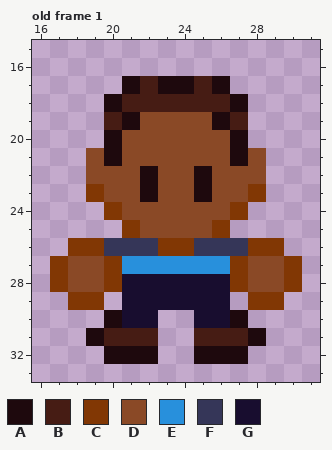
File history of a pixel-art file, Aseprite/Otton.aseprite. That is the earlier state.
48x48 pixels, 1 frame. Shown: old frame 1: x 16..31, y 15..33. The commit also changed other frames, which this record leaves out.
Visible layers, top first: "Hands", "Head", "Body".
Palette (. is transparent): A #1e090d  B #461c14  C #813704  D #8a4926  E #2890dc  F #353658  G #180d2f
Pixels before, old frame 1, first column x 17:
17 ....ABAABA....
18 ...ABBBBBBA...
19 ...BADDDDAB...
20 ...ADDDDDDA...
21 ..DADDDDDDAD..
22 ..DDDADDADDD..
23 ..CDDADDADDC..
24 ...CDDDDDDC...
25 ....CDDDDC....
26 .CCFFFCCFFFCC.
27 CDDCEEEEEECDDC
28 CDDCGGGGGGCDDC
29 .CC.GGGGGG.CC.
30 ...AGG..GGA...
31 ..ABBB..BBBA..
32 ...AAA..AAA...
And afterwards:
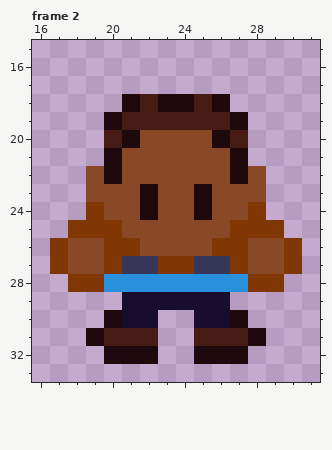
A new or re-ordered frame is compared with the old frame closest to it.
The exact change:
frames 1 -> 6
Changed rows in their new state; - is an unchanged pixel.
Frame 2 is new; against old frame 1, layers "Hands", "Head", "Body":
first column x 17:
17 ----......----
18 ---.A-AA-A.---
19 ---ABBBBBBA---
20 ---BA----AB---
21 --.--------.--
22 ---A-D--D-A---
23 --D--------D--
24 --CD-A--A-DC--
25 -CCCD----DCCC-
26 CDDCCDDDDCCDDC
27 ----FFCCFF----
28 .CCEEEEEEEECC.
29 -..--------..-
Changed places in both pictures, as pixel boxes (x1, y1, x2, y2):
changed: (50, 76, 302, 310)
